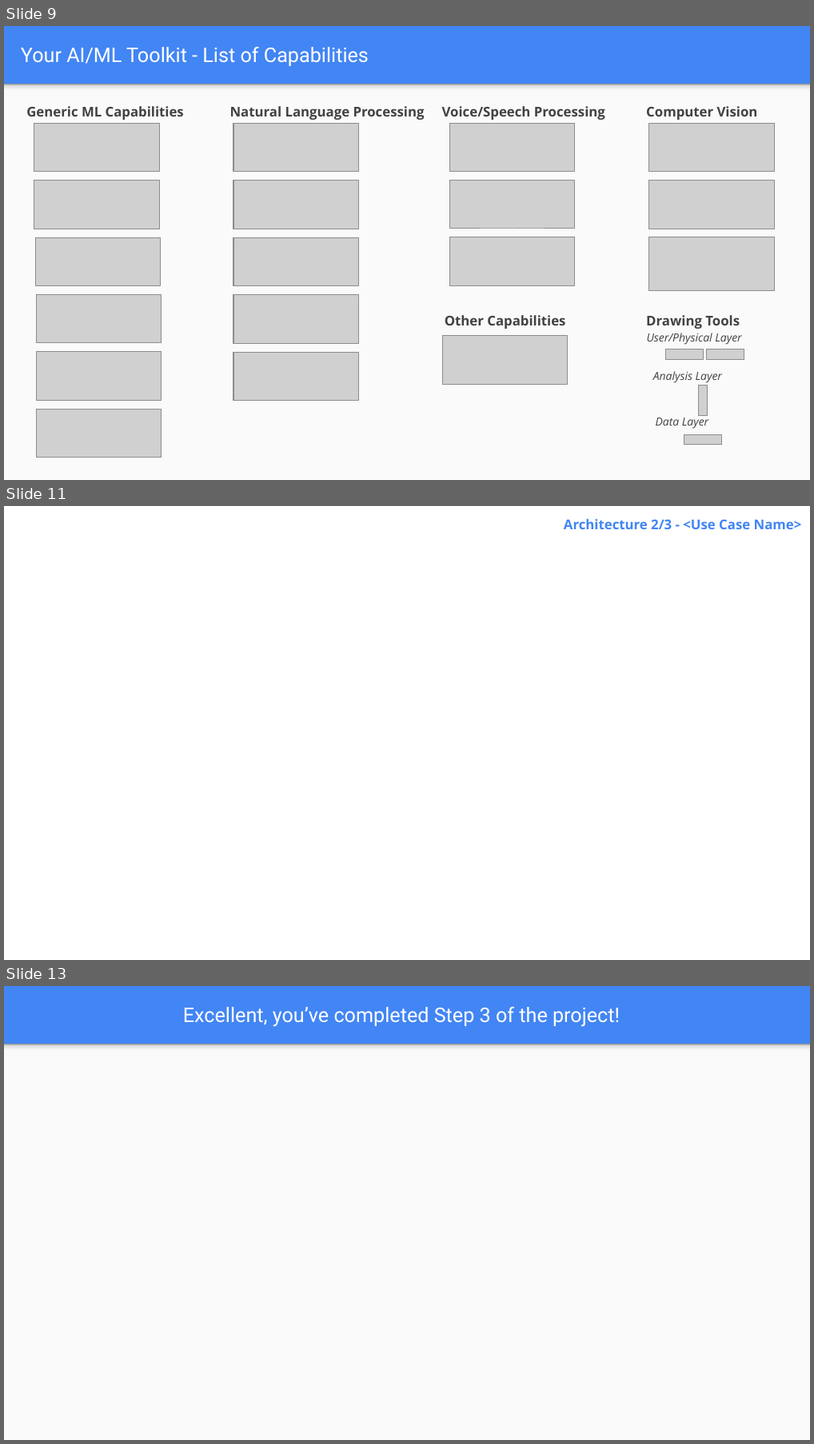
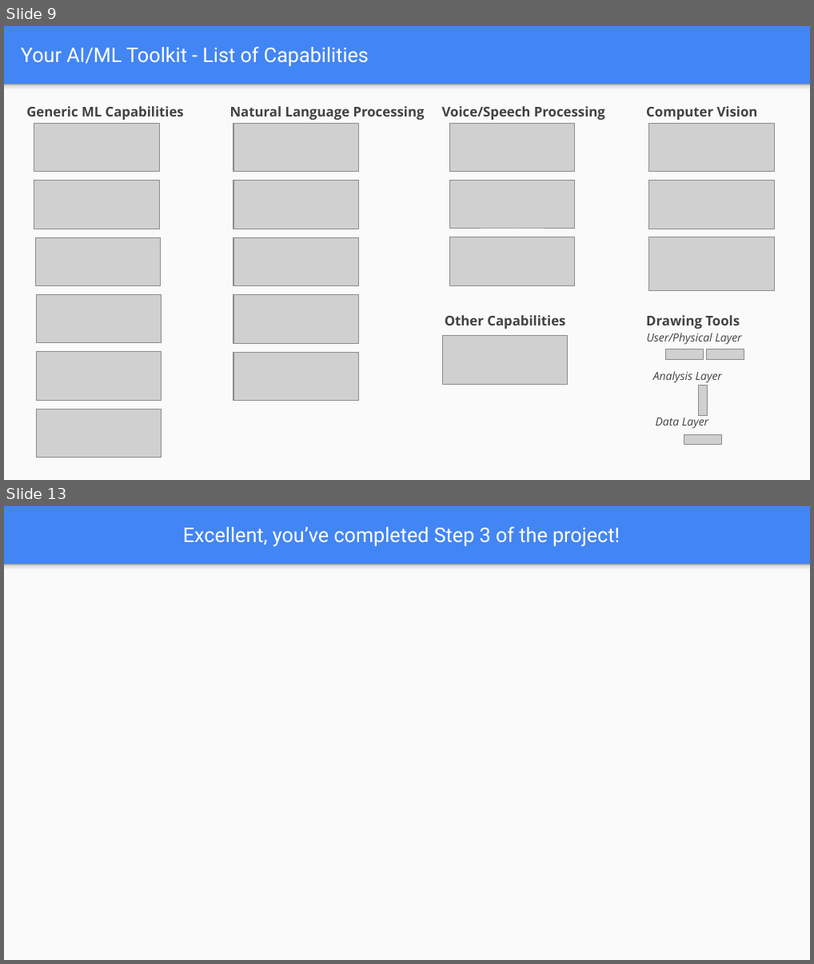
Before and after one commit to mohandesosama/Delivering-an-ML-AI-Strategy, a slide deck: 02_project-steps-aibl.pptx. Shown one above the other, each under a label of ours: slides 9, 11 and 13 before the commit, slides 9 and 13 after it; the slides between them are not shown. The pictures are 814x1444 and 814x964 pixels, drawn with LibreOffice and Linux fonts; fonts in the diff are those of the drawing; grey boxes stand for pictures; background and template pictures are left out. Boxes give left, top, right and bottom in pixels: in the first picture for what was removed or moved away, otherwise in the second. Text is boxed around its words. In the diff, an @@ line names an element or a change of style, - is before the commit and + after.

```diff
--- a/02_project-steps-aibl.pptx
+++ b/02_project-steps-aibl.pptx
@@ slide 11 removed at [4,506,810,960], background picture (left out) @@
@@ text removed at [564,519,802,529] @@
-Architecture 2/3 - <Use Case Name>
```
Also in this commit, not shown: 1 slide changed, 3 slides added, 2 other slides removed, 1 other file.
